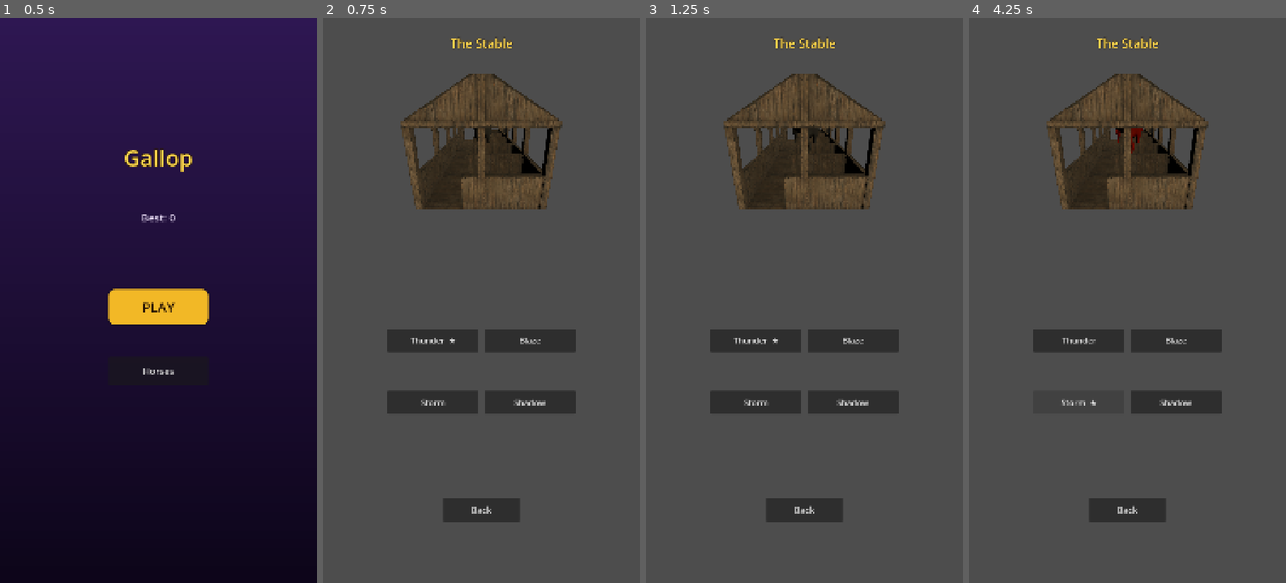
Above: before the commit, frames 1-4 (left to right).
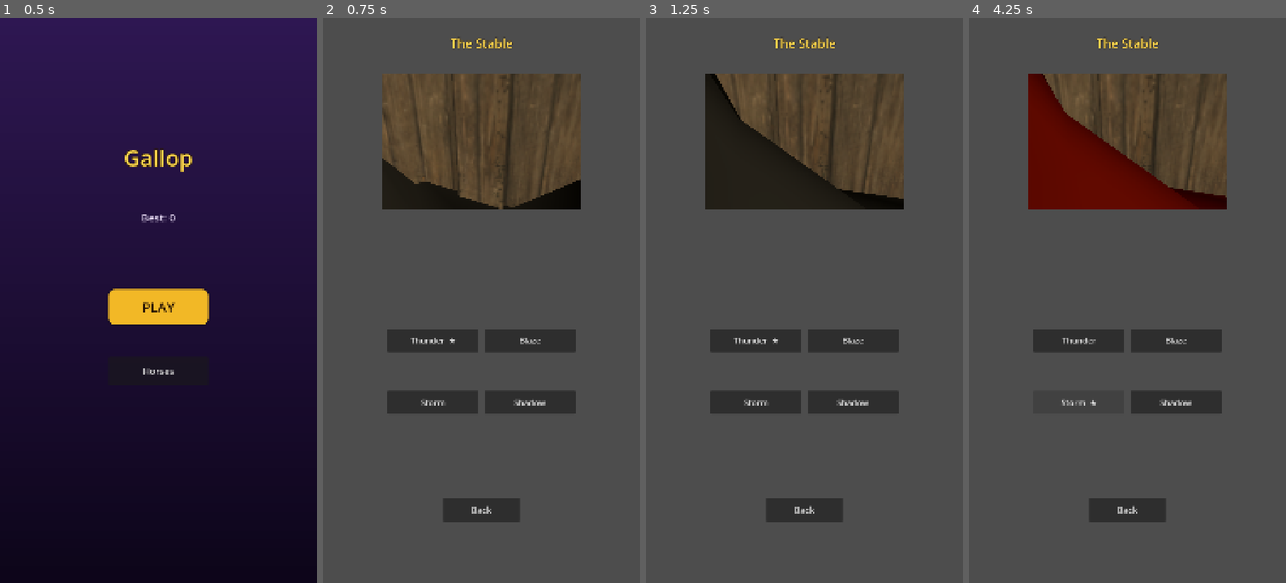
Above: after the commit, the same moments.

Repository: Ebrahassad/marble-rush
Game: Godot game, scene res://scenes/MainMenu.tscn
Same seed, same stepped clock (60 frames per second), same inputs: the game is played once before the commit and once after it.
Inputs:
- Up to frame 1 (0.5 s): no input
- Up to frame 2 (0.75 s): click "Horses" at 0.5 s
- Up to frame 3 (1.25 s): no input
- Up to frame 4 (4.25 s): click "Thunder ★" at 1.25 s; click "Blaze" at 2 s; click "Thunder" at 2.75 s; click "Storm" at 3.5 s

Frame 1 is identical in both runs. In frame 2, 9.8% of the frame differs, in the area x 18-82%, y 9-34%; in frame 3, 10%; in frame 4, 12%.

Commit message:
Remove track piece system for performance (flat collidable green ground instead), stronger jump to clear hurdles, cleanup unbounded obstacle/coin spawning, improve stable preview framing

Diff:
--- a/scenes/HorseShop.tscn
+++ b/scenes/HorseShop.tscn
@@ -45,7 +45,7 @@
 [node name="PreviewAnchor" type="Node3D" parent="StableViewportContainer/StableViewport"]
 
 [node name="Camera3D" type="Camera3D" parent="StableViewportContainer/StableViewport"]
-transform = Transform3D(1, 0, 0, 0, 0.97, 0.26, 0, -0.26, 0.97, 0, 1.0, 6.0)
+transform = Transform3D(1, 0, 0, 0, 0.97, 0.26, 0, -0.26, 0.97, 0, 1.2, 4.0)
 fov = 60.0
 
 [node name="DirectionalLight3D" type="DirectionalLight3D" parent="StableViewportContainer/StableViewport"]
--- a/scenes/Main.tscn
+++ b/scenes/Main.tscn
@@ -6,15 +6,16 @@
 [ext_resource type="Script" path="res://scripts/track_manager.gd" id="4"]
 [ext_resource type="Script" path="res://scripts/environment_theme.gd" id="5"]
 [ext_resource type="Script" path="res://scripts/hud.gd" id="6"]
-[ext_resource type="Texture2D" path="res://assets/ground/road_color.jpg" id="7"]
 
 [sub_resource type="PlaneMesh" id="PlaneMesh_1"]
 size = Vector2(600, 3000)
 
 [sub_resource type="StandardMaterial3D" id="StandardMaterial3D_ground"]
-albedo_texture = ExtResource("7")
-roughness = 1.0
-uv1_scale = Vector3(60, 300, 1)
+albedo_color = Color(0.15, 0.78, 0.2, 1)
+roughness = 0.85
+
+[sub_resource type="BoxShape3D" id="BoxShape3D_ground"]
+size = Vector3(600, 0.4, 3000)
 
 [node name="Main" type="Node3D"]
 
@@ -26,10 +27,16 @@
 light_color = Color(1, 0.92, 0.75, 1)
 shadow_enabled = true
 
-[node name="Ground" type="MeshInstance3D" parent="."]
-transform = Transform3D(1, 0, 0, 0, 1, 0, 0, 0, 1, 0, -1.2, -1400)
+[node name="Ground" type="StaticBody3D" parent="."]
+
+[node name="GroundMesh" type="MeshInstance3D" parent="Ground"]
+transform = Transform3D(1, 0, 0, 0, 1, 0, 0, 0, 1, 0, 1.87, -1400)
 mesh = SubResource("PlaneMesh_1")
 surface_material_override/0 = SubResource("StandardMaterial3D_ground")
+
+[node name="GroundCollision" type="CollisionShape3D" parent="Ground"]
+transform = Transform3D(1, 0, 0, 0, 1, 0, 0, 0, 1, 0, 1.67, -1400)
+shape = SubResource("BoxShape3D_ground")
 
 [node name="Ball" parent="." instance=ExtResource("1")]
 track_manager_path = NodePath("../TrackManager")
--- a/scripts/ball_controller.gd
+++ b/scripts/ball_controller.gd
@@ -5,7 +5,7 @@
 @export var max_speed_cap: float = 20.0
 @export var speed_ramp_rate: float = 0.12
 @export var steer_force: float = 22.0
-@export var jump_impulse: float = 6.5
+@export var jump_impulse: float = 9.5
 @export var fast_fall_force: float = 25.0
 @export var slam_impulse: float = 4.0
 @export var lane_limit: float = 1.6
--- a/scripts/horse_shop.gd
+++ b/scripts/horse_shop.gd
@@ -40,8 +40,8 @@
 		preview_model = null
 	var horse_scene: PackedScene = load(HorseManager.horse_paths[index])
 	preview_model = horse_scene.instantiate()
-	preview_model.scale = Vector3(1.1, 1.1, 1.1)
-	preview_model.position = Vector3(0, -1.3, 0)
+	preview_model.scale = Vector3(2.6, 2.6, 2.6)
+	preview_model.position = Vector3(0, -1.6, 2.5)
 	$StableViewportContainer/StableViewport/PreviewAnchor.add_child(preview_model)
 	var anim_player: AnimationPlayer = _find_animation_player(preview_model)
 	if anim_player:
--- a/scripts/track_manager.gd
+++ b/scripts/track_manager.gd
@@ -1,11 +1,10 @@
 extends Node3D
 
-@export var track_piece_scene: PackedScene = preload("res://scenes/TrackPiece.tscn")
 @export var obstacle_scene: PackedScene = preload("res://scenes/Obstacle.tscn")
-@export var apple_scene: PackedScene = preload("res://scenes/Apple.tscn")
-@export var piece_length: float = 4.18
-@export var pieces_ahead: int = 35
-@export var min_pieces_between_obstacles: int = 5
+@export var coin_scene: PackedScene = preload("res://scenes/Apple.tscn")
+@export var spawn_step: float = 4.18
+@export var spawn_ahead: int = 35
+@export var min_steps_between_obstacles: int = 5
 @export var lane_offset: float = 1.3
 @export var ball_path: NodePath
 
@@ -20,89 +19,74 @@
 ]
 
 var ball: Node3D
-var active_pieces: Array[Node3D] = []
 var active_trees: Array[Node3D] = []
 var active_grass: Array[Node3D] = []
+var active_obstacles: Array[Node3D] = []
+var active_coins: Array[Node3D] = []
 var next_z: float = 0.0
-var piece_count: int = 0
-var pieces_since_obstacle: int = 999
+var step_count: int = 0
+var steps_since_obstacle: int = 999
 var rng := RandomNumberGenerator.new()
 
-
 func _ready() -> void:
-
-	ball = get_node_or_null(ball_path)
+	ball = get_node(ball_path)
 	rng.randomize()
-	for i in range(pieces_ahead):
-		_spawn_piece()
-
+	for i in range(spawn_ahead):
+		_spawn_step()
 
 func get_path_x(_z: float) -> float:
 	return 0.0
-
 
 func _process(_delta: float) -> void:
 	if ball == null:
 		return
 
-	if active_pieces.size() > 0:
-		var last_piece_z: float = active_pieces[active_pieces.size() - 1].global_position.z
-		if ball.global_position.z - last_piece_z < piece_length * 25.0:
-			_spawn_piece()
+	var despawn_distance: float = spawn_step * spawn_ahead
 
-	while (
-		active_pieces.size() > 0
-		and active_pieces[0].global_position.z - ball.global_position.z > piece_length * 25.0
-	):
-		var old_piece: Node3D = active_pieces.pop_front()
-		old_piece.queue_free()
+	if ball.global_position.z - next_z < despawn_distance:
+		_spawn_step()
 
-	while (
-		active_trees.size() > 0
-		and active_trees[0].global_position.z - ball.global_position.z > piece_length * 25.0
-	):
-		var old_tree: Node3D = active_trees.pop_front()
-		old_tree.queue_free()
+	_despawn_far(active_trees, despawn_distance)
+	_despawn_far(active_grass, despawn_distance)
+	_despawn_far(active_obstacles, despawn_distance)
+	_despawn_far(active_coins, despawn_distance)
 
-	while (
-		active_grass.size() > 0
-		and active_grass[0].global_position.z - ball.global_position.z > piece_length * 25.0
-	):
-		var old_grass: Node3D = active_grass.pop_front()
-		old_grass.queue_free()
+func _despawn_far(list: Array[Node3D], despawn_distance: float) -> void:
+	while list.size() > 0 and is_instance_valid(list[0]) == false:
+		list.pop_front()
+	while list.size() > 0 and list[0].global_position.z - ball.global_position.z > despawn_distance:
+		var old: Node3D = list.pop_front()
+		if is_instance_valid(old):
+			old.queue_free()
 
+func _spawn_step() -> void:
+	step_count += 1
+	steps_since_obstacle += 1
 
-func _spawn_piece() -> void:
-	var piece: Node3D = track_piece_scene.instantiate()
-	add_child(piece)
-	piece.global_position = Vector3(0, 0, next_z)
-	active_pieces.append(piece)
-
-	piece_count += 1
-	pieces_since_obstacle += 1
-
-	if piece_count > 6:
+	if step_count > 6:
 		var roll: float = rng.randf()
-		if roll < 0.16 and pieces_since_obstacle >= min_pieces_between_obstacles:
+		if roll < 0.16 and steps_since_obstacle >= min_steps_between_obstacles:
 			var lane: float = float(rng.randi_range(-1, 1)) * lane_offset
 			var obstacle: Node3D = obstacle_scene.instantiate()
 			add_child(obstacle)
 			obstacle.global_position = Vector3(lane, 1.87, next_z)
-			pieces_since_obstacle = 0
+			active_obstacles.append(obstacle)
+			steps_since_obstacle = 0
 		elif roll < 0.38:
-			var apple_lane: float = float(rng.randi_range(-1, 1)) * lane_offset
-			var apple: Node3D = apple_scene.instantiate()
-			add_child(apple)
-			apple.global_position = Vector3(apple_lane, 2.6, next_z)
+			var coin_lane: float = float(rng.randi_range(-1, 1)) * lane_offset
+			var coin: Node3D = coin_scene.instantiate()
+			add_child(coin)
+			coin.global_position = Vector3(coin_lane, 2.6, next_z)
+			active_coins.append(coin)
 
-	if piece_count % 2 == 0:
+	if step_count % 2 == 0:
 		var side: float = -1.0 if rng.randf() < 0.5 else 1.0
 		var chosen_tree: PackedScene = tree_scenes[rng.randi_range(0, tree_scenes.size() - 1)]
 		var tree: Node3D = chosen_tree.instantiate()
 		add_child(tree)
 		var x_offset: float = side * rng.randf_range(5.0, 18.0)
 		var scale_factor: float = rng.randf_range(2.5, 5.0)
-		tree.global_position = Vector3(x_offset, -1.2, next_z)
+		tree.global_position = Vector3(x_offset, 1.87, next_z)
 		tree.scale = Vector3(scale_factor, scale_factor, scale_factor)
 		tree.rotate_y(rng.randf_range(0.0, TAU))
 		active_trees.append(tree)
@@ -114,9 +98,9 @@
 		add_child(grass)
 		var g_offset: float = g_side * rng.randf_range(2.8, 6.0)
 		var g_scale: float = rng.randf_range(3.0, 6.0)
-		grass.global_position = Vector3(g_offset, -1.2, next_z + rng.randf_range(-1.0, 1.0))
+		grass.global_position = Vector3(g_offset, 1.87, next_z + rng.randf_range(-1.0, 1.0))
 		grass.scale = Vector3(g_scale, g_scale, g_scale)
 		grass.rotate_y(rng.randf_range(0.0, TAU))
 		active_grass.append(grass)
 
-	next_z -= piece_length
+	next_z -= spawn_step
